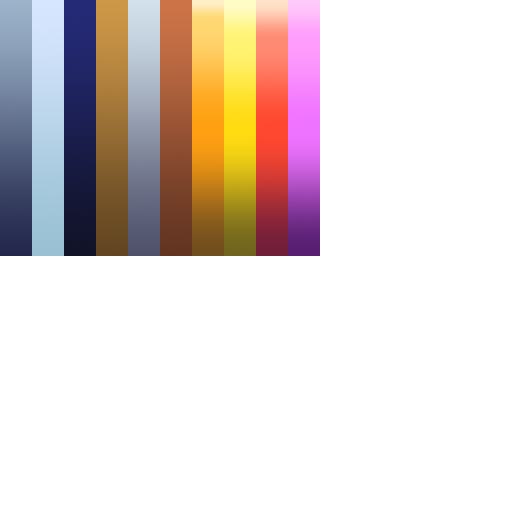
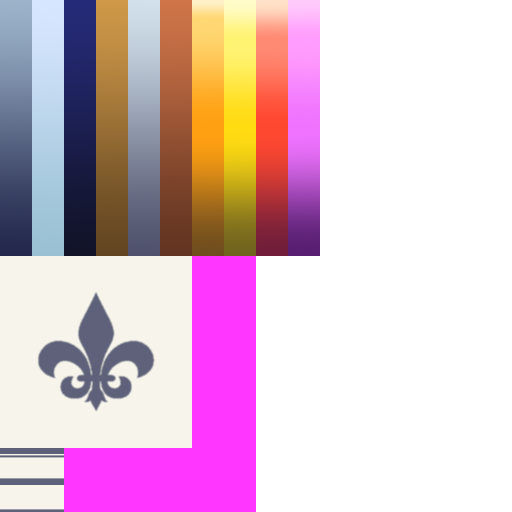
Comparing the layer stacks of the two w=512, h=512 images. Changes:
added layer "TEX_Plate" (79%) above "Background" over box(0, 256, 256, 512)
